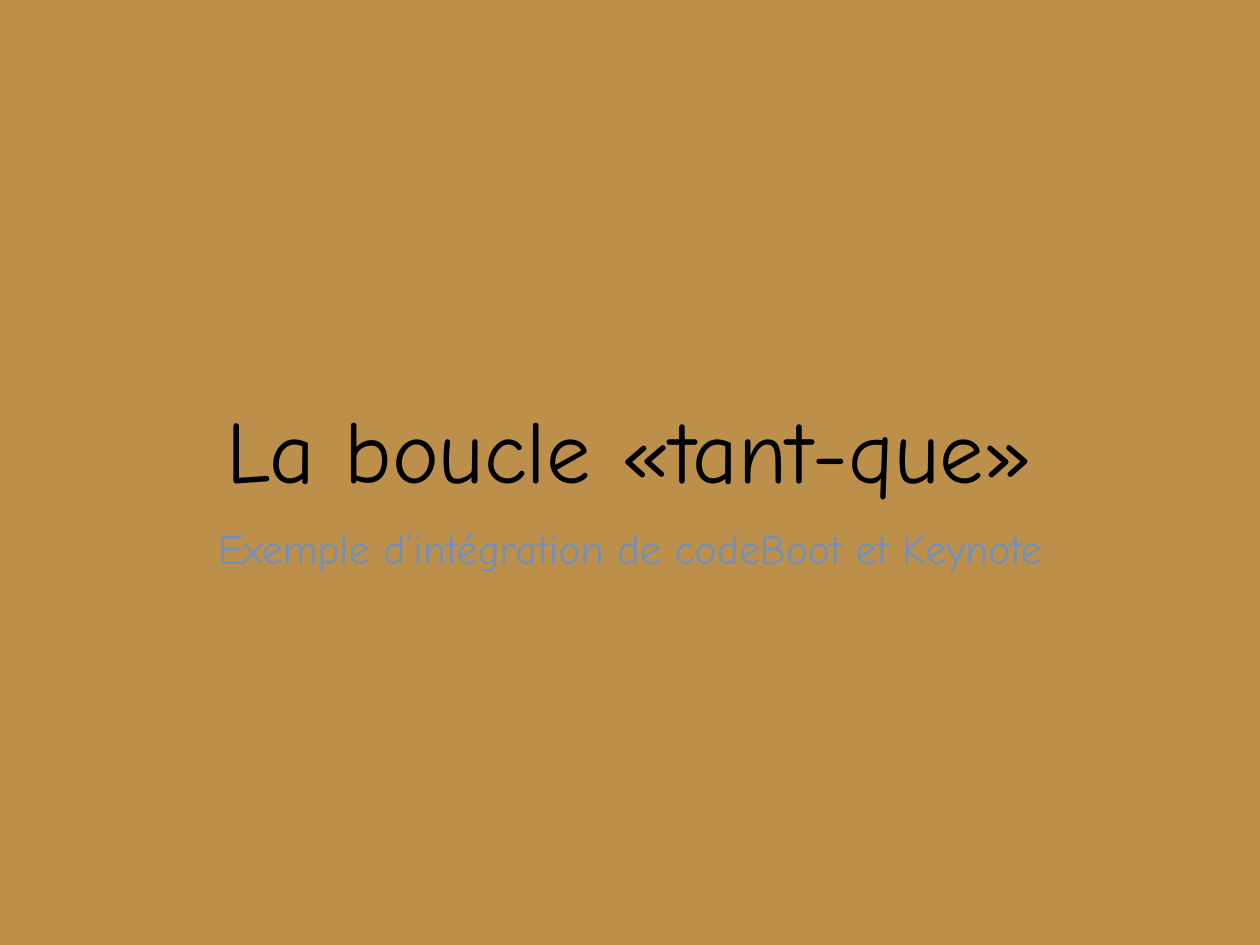
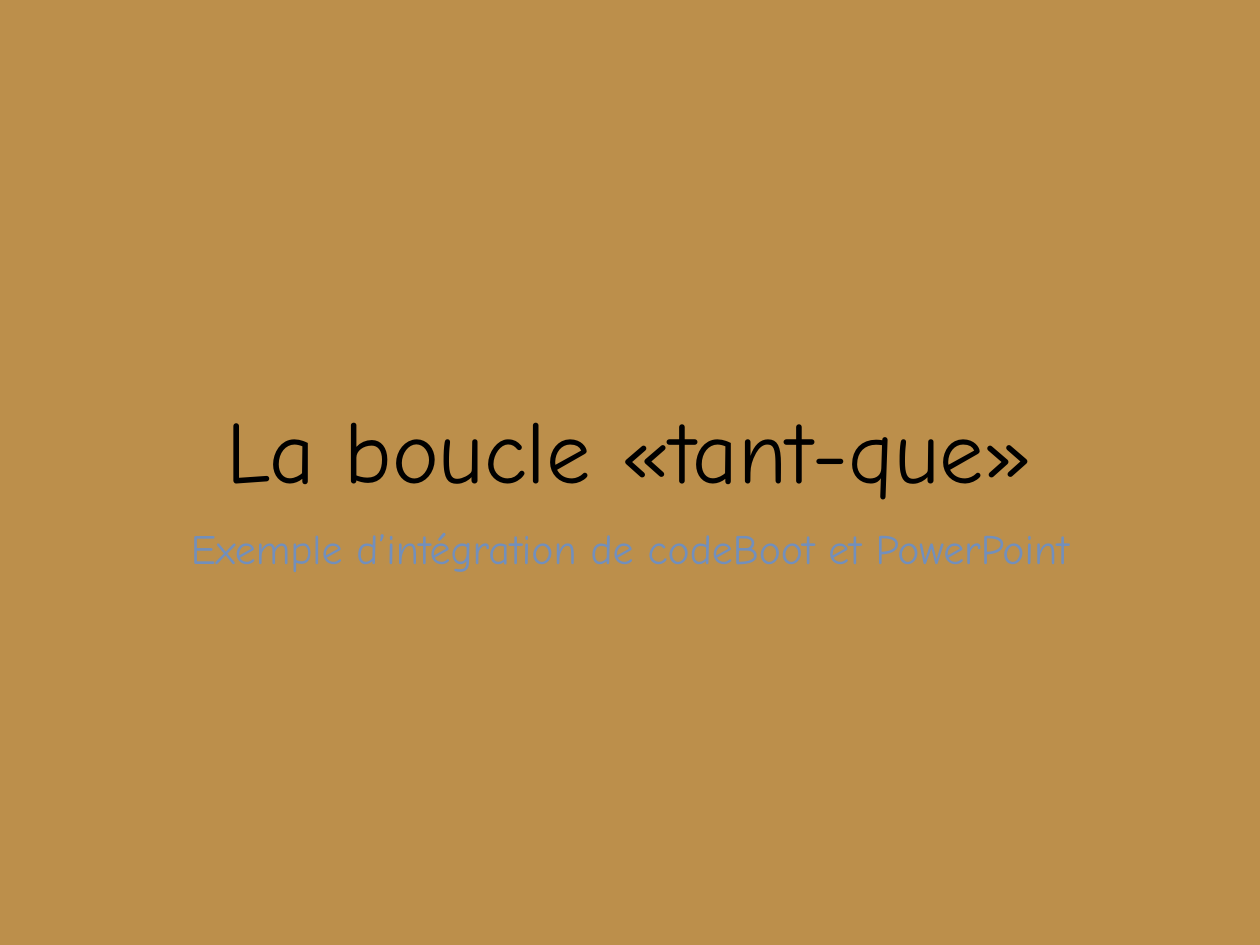
Before and after one commit to codeboot-org/presentations, a slide deck: slide 1 of powerpoint/fr/notes-de-cours-powerpoint.pptx. Drawn at 1260x945 pixels with LibreOffice and Linux fonts; fonts in the diff are those of the drawing; background and template pictures are left out. Boxes give left, top, right and bottom in pixels: in the first picture for what was removed or moved away, otherwise in the second. Text is boxed around its words. In the diff, an @@ line names an element or a change of style, - is before the commit and + after.

```diff
--- a/powerpoint/fr/notes-de-cours-powerpoint.pptx
+++ b/powerpoint/fr/notes-de-cours-powerpoint.pptx
@@ subtitle at (191, 533, 1069, 572): text changed @@
-Exemple d’intégration de codeBoot et Keynote
+Exemple d’intégration de codeBoot et PowerPoint
```
Also in this commit, not shown: 2 other slides changed.
